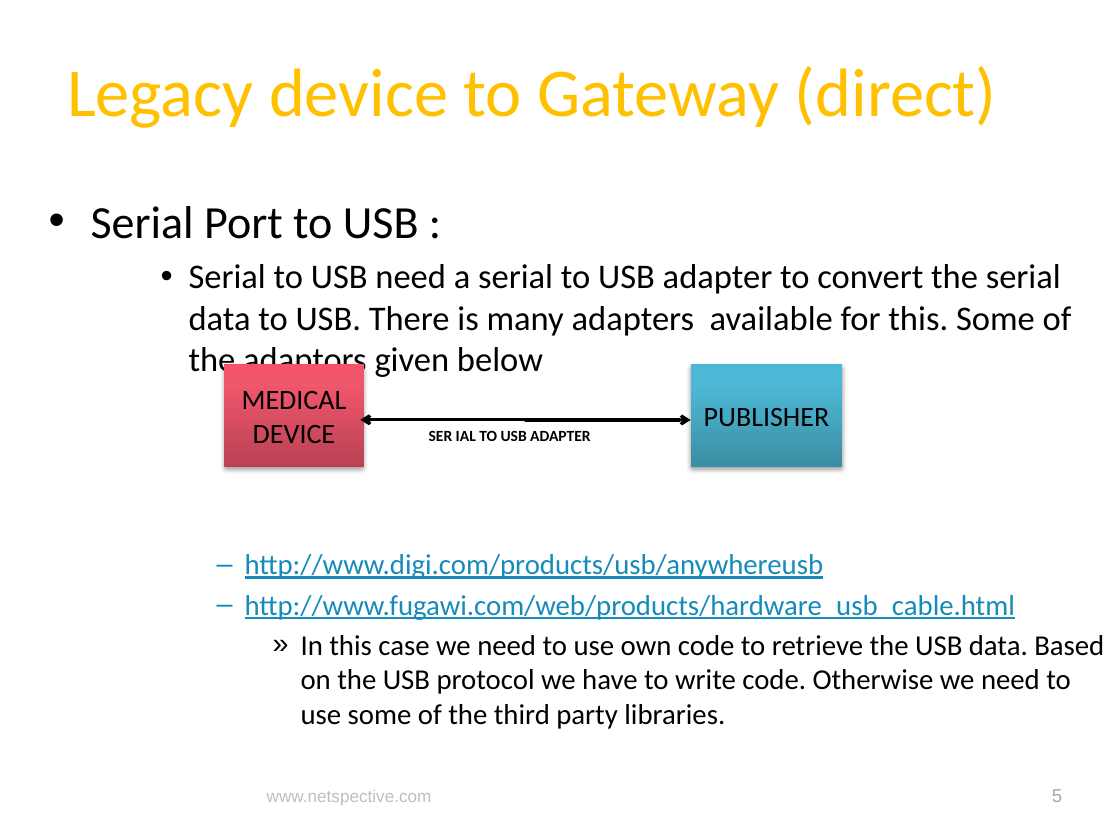
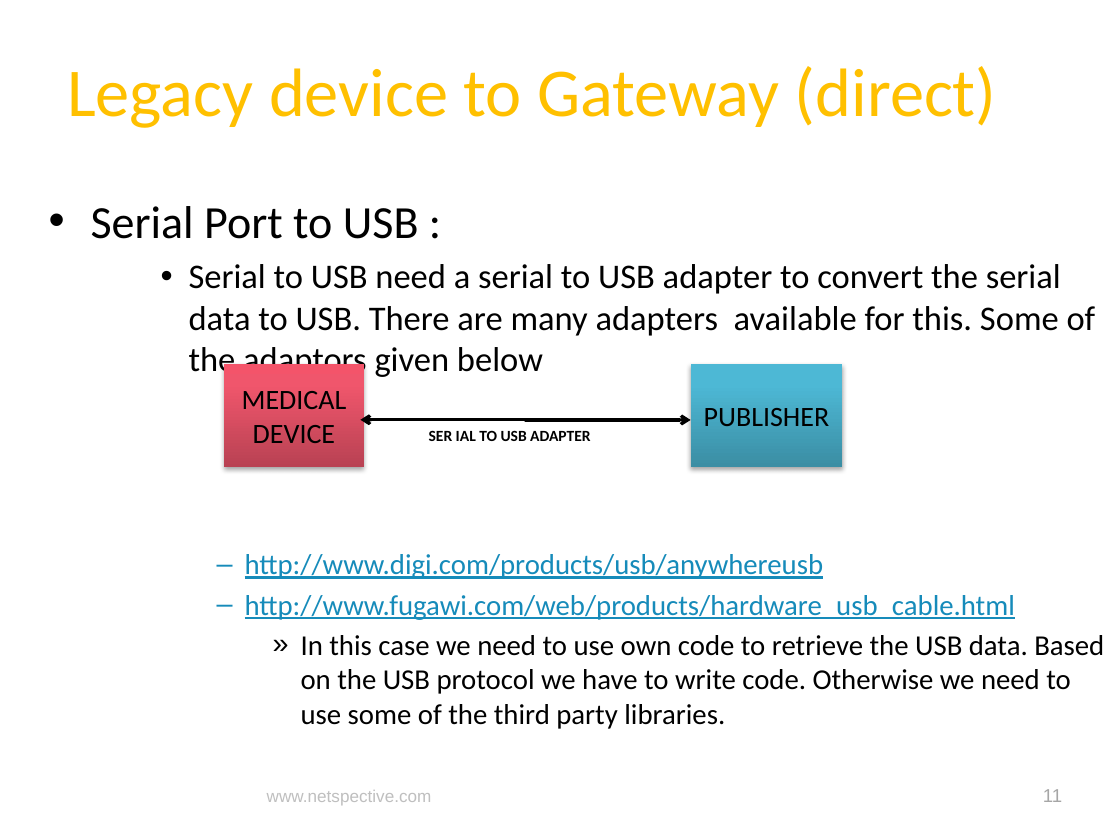
Before and after one commit to netspective/fluent, a slide deck: slide 11 of support/documents/Covidien Gateway Prototype With RS232.pptx (slide 5 before the commit). Drawn at 1120x840 pixels with LibreOffice and Linux fonts; fonts in the diff are those of the drawing; background and template pictures are left out. Boxes give left, top, right and bottom in pixels: in the first picture for what was removed or moved away, otherwise in the second. Text is boxed around its words. In the diff, an @@ line names an element or a change of style, - is before the commit and + after.

```diff
--- a/support/documents/Covidien Gateway Prototype With RS232.pptx
+++ b/support/documents/Covidien Gateway Prototype With RS232.pptx
@@ text at [189, 264, 1096, 380]: text changed @@
-    • Serial to USB need a serial to USB adapter to convert the serial data to USB. There is many adapters available for this. Some of the adaptors given below
+    • Serial to USB need a serial to USB adapter to convert the serial data to USB. There are many adapters available for this. Some of the adaptors given below
@@ page number at [1043, 789, 1062, 802]: text changed @@
-5
+11
```
Also in this commit, not shown: 3 other slides changed, 5 slides added, 1 other file.
